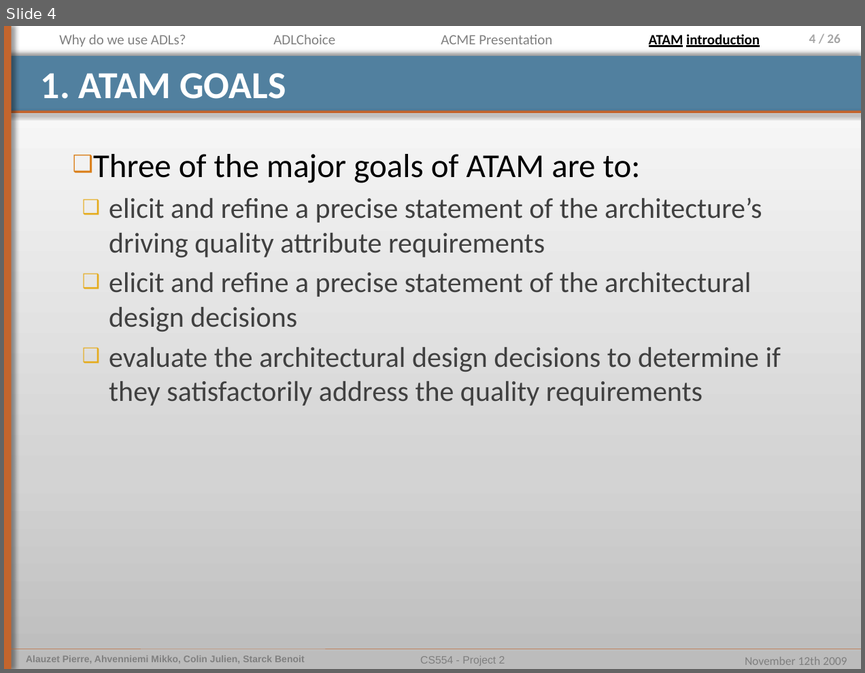
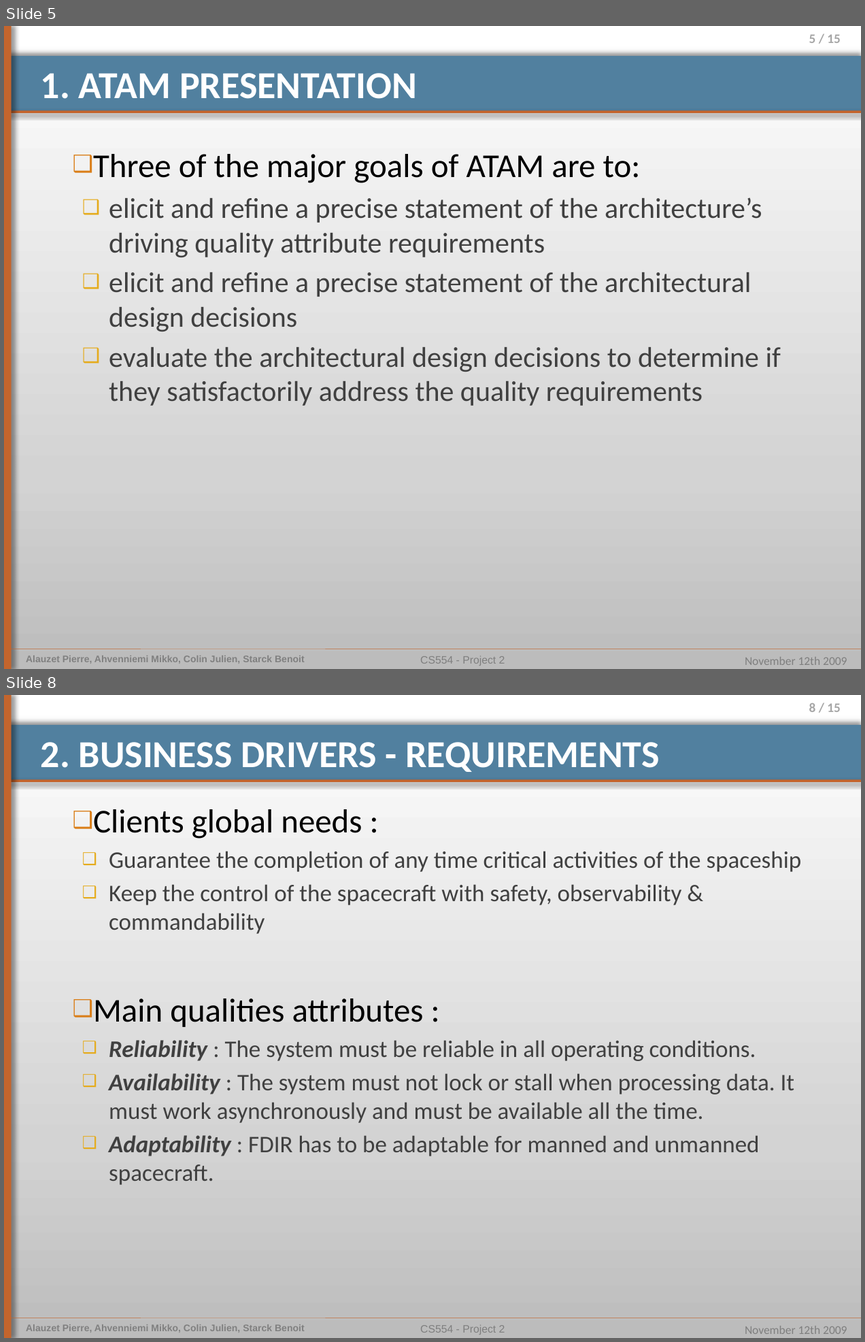
Before and after one commit to pierrealauzet/euroteam, a slide deck: Project 2/Part1/CS554_EuroTeam_Project2_OP4.pptx. Shown one above the other, each under a label of ours: slide 4 before the commit, slides 5 and 8 after it; the slides between them are not shown. The pictures are 865x673 and 865x1342 pixels, drawn with LibreOffice and Linux fonts; fonts in the diff are those of the drawing. Boxes give left, top, right and bottom in pixels: in the first picture for what was removed or moved away, otherwise in the second. Text is boxed around its words. In the diff, an @@ line names an element or a change of style, - is before the commit and + after.

```diff
--- a/Project 2/Part1/CS554_EuroTeam_Project2_OP4.pptx
+++ b/Project 2/Part1/CS554_EuroTeam_Project2_OP4.pptx
@@ slide 8 added at [4, 695, 861, 1338], background gradient #BDBDBD to #D3D3D3 to #FFFFFF; not listed: 9 template elements that a slide beside it also shows @@
@@ title added at [41, 742, 660, 772], 32 pt, text #FFFFFF, bold @@
+2. BUSINESS DRIVERS - REQUIREMENTS
@@ text added at [93, 809, 802, 1185], 20 pt, text #404040 @@
+❑ Clients global needs :
+  ❑ Guarantee the completion of any time critical activities of the spaceship
+  ❑ Keep the control of the spacecraft with safety, observability & commandability
+❑ Main qualities attributes :
+  ❑ Reliability : The system must be reliable in all operating conditions.
+  ❑ Availability : The system must not lock or stall when processing data. It must work asynchronously and must be available all the time.
+  ❑ Adaptability : FDIR has to be adaptable for manned and unmanned spacecraft.
@@ what was slide 4 is now slide 5 @@
@@ slide 5 changed as well @@
@@ text removed at [59, 34, 186, 47] @@
-Why do we use ADLs?
@@ text removed at [273, 34, 335, 44] @@
-ADLChoice
@@ text removed at [441, 34, 552, 44] @@
-ACME Presentation
@@ text removed at [649, 34, 759, 47] @@
-ATAM introduction
@@ page number at [809, 34, 840, 43]: text changed @@
-4 / 26
+5 / 15
@@ title at [41, 73, 417, 99]: text changed @@
-1. ATAM GOALS
+1. ATAM PRESENTATION
```
Also in this commit, not shown: 7 other slides changed, 6 other slides added, 1 slide removed, 1 other file.
